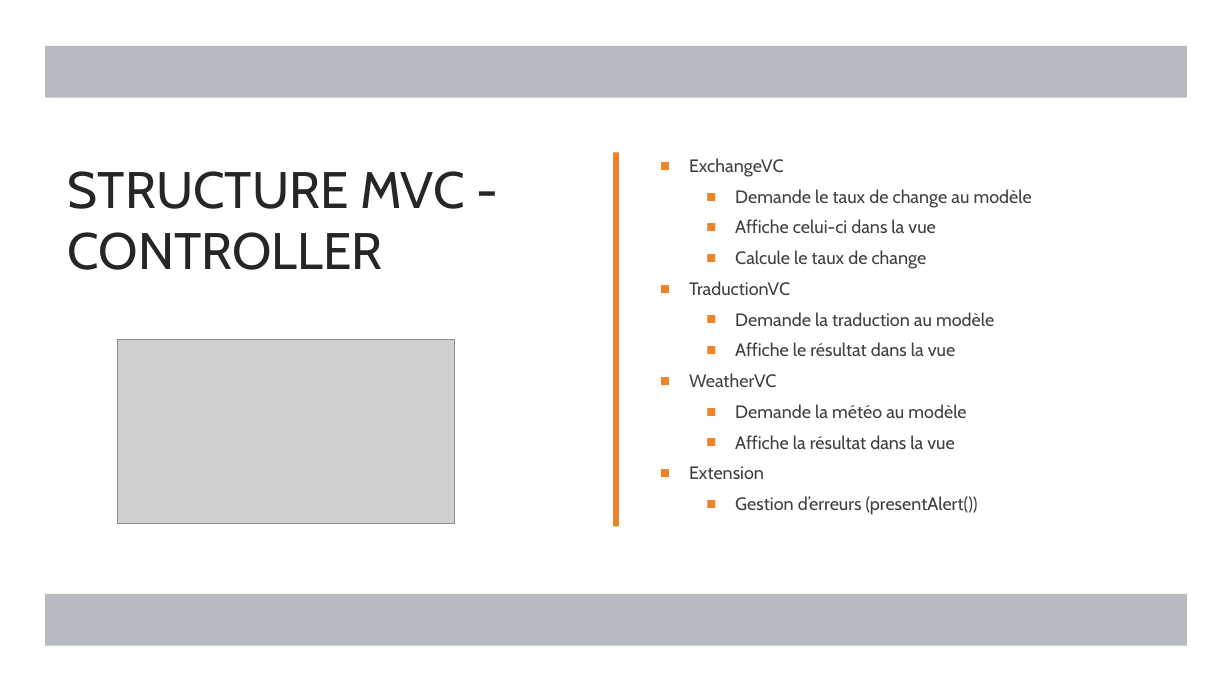
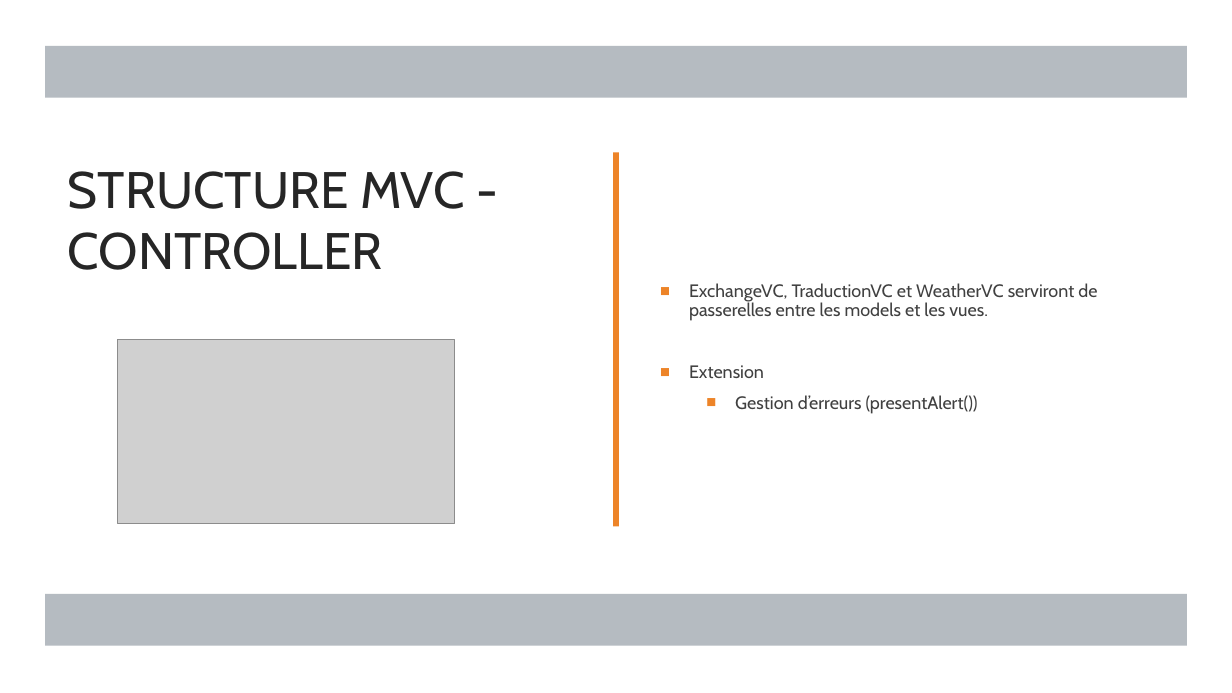
Before and after one commit to MickaeliOS/OpenClassrooms-P9-LeBaluchon, a slide deck: slide 6 of Soutenance/Horn_Mickael_presentation_4_102022.pptx. Drawn at 1232x693 pixels with LibreOffice and Linux fonts; fonts in the diff are those of the drawing; grey boxes stand for pictures. Boxes give left, top, right and bottom in pixels: in the first picture for what was removed or moved away, otherwise in the second. Text is boxed around its words. In the diff, an @@ line names an element or a change of style, - is before the commit and + after.

```diff
--- a/Soutenance/Horn_Mickael_presentation_4_102022.pptx
+++ b/Soutenance/Horn_Mickael_presentation_4_102022.pptx
@@ text at [689, 283, 1097, 321]: text changed @@
-■ ExchangeVC
-  ■ Demande le taux de change au modèle
-  ■ Affiche celui-ci dans la vue
-  ■ Calcule le taux de change
-■ TraductionVC
-  ■ Demande la traduction au modèle
-  ■ Affiche le résultat dans la vue
-■ WeatherVC
-  ■ Demande la météo au modèle
-  ■ Affiche la résultat dans la vue
+■ ExchangeVC, TraductionVC et WeatherVC serviront de passerelles entre les models et les vues.
```
Also in this commit, not shown: 1 other slide changed, 10 other files.
